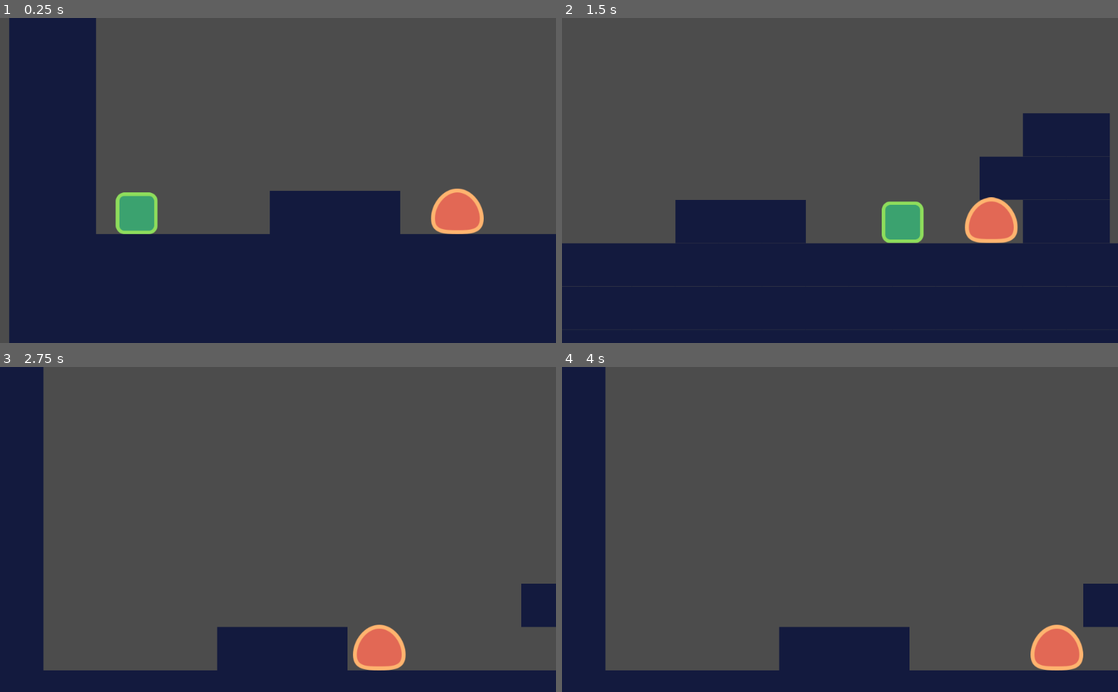
Above: before the commit, frames 1-4 (two rows, left to right).
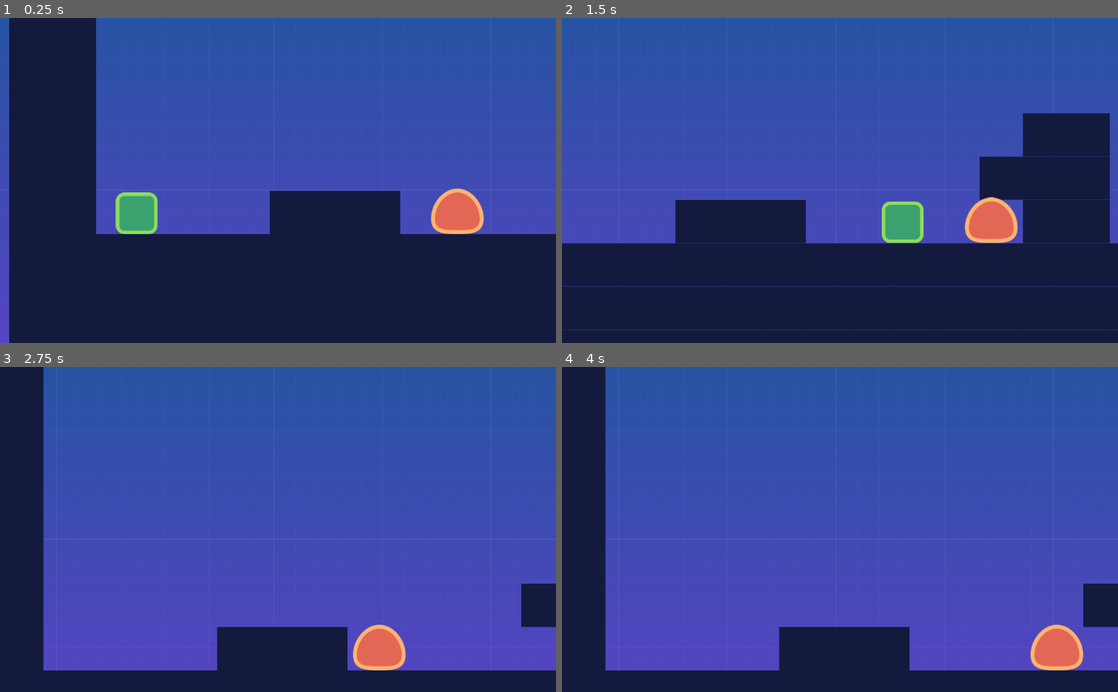
Above: after the commit, the same moments.

Repository: david-slatinek/upgame
Game: Godot game, scene res://src/Levels/LevelTemplate.tscn
Same seed, same stepped clock (60 frames per second), same inputs: the game is played once before the commit and once after it.
Inputs:
- Up to frame 1 (0.25 s): no input
- Up to frame 2 (1.5 s): hold Right (move_right) from 0.53 s (still down); tap W (jump) at 0.77 s
- Up to frame 3 (2.75 s): tap W (jump) at 1.52 s; release Right (move_right) at 2.03 s; hold Left (move_left) from 2.03 s (still down)
- Up to frame 4 (4 s): release Left (move_left) at 2.78 s; hold Right (move_right) from 2.78 s (still down); tap W (jump) at 3.02, 3.77 s

The runs differ from the first frame. In frame 1, 52% of the frame differs, in the area x 0-100%, y 0-100%; in frame 2, 58%; in frame 3, 81%, in the area x 7-100%, y 0-94%; in frame 4, 81%.

Commit message:
Add background

Diff:
--- a/src/Levels/LevelTemplate.tscn
+++ b/src/Levels/LevelTemplate.tscn
@@ -1,8 +1,9 @@
-[gd_scene load_steps=6 format=2]
+[gd_scene load_steps=7 format=2]
 
 [ext_resource path="res://assets/tileset.png" type="Texture" id=1]
 [ext_resource path="res://src/Actors/Player.tscn" type="PackedScene" id=2]
 [ext_resource path="res://src/Actors/Enemy.tscn" type="PackedScene" id=3]
+[ext_resource path="res://assets/background.png" type="Texture" id=4]
 
 [sub_resource type="ConvexPolygonShape2D" id=1]
 points = PoolVector2Array( 0, 0, 80, 0, 80, 80, 0, 80 )
@@ -33,6 +34,19 @@
 [node name="LevelTemplate" type="Node2D"]
 __meta__ = {
 "_edit_vertical_guides_": [ 4882.0 ]
+}
+
+[node name="CanvasLayer" type="CanvasLayer" parent="."]
+layer = -1
+
+[node name="Background" type="TextureRect" parent="CanvasLayer"]
+anchor_right = 1.0
+anchor_bottom = 1.0
+margin_right = 1920.0
+margin_bottom = 1080.0
+texture = ExtResource( 4 )
+__meta__ = {
+"_edit_use_anchors_": false
 }
 
 [node name="TileMap" type="TileMap" parent="."]
